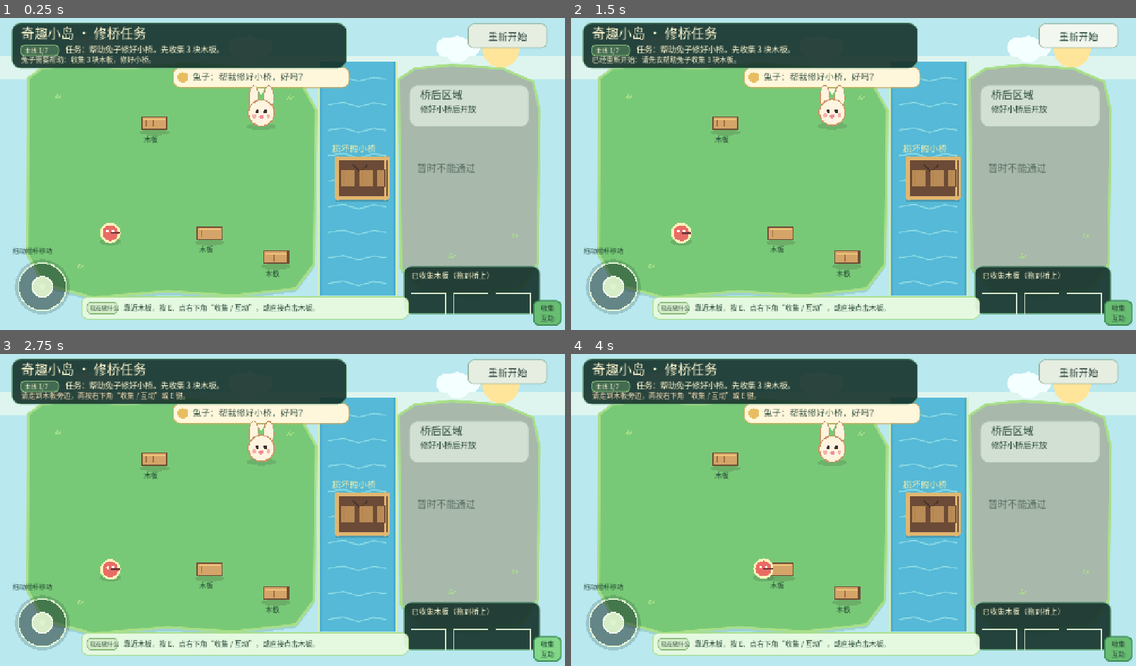
Above: before the commit, frames 1-4 (two rows, left to right).
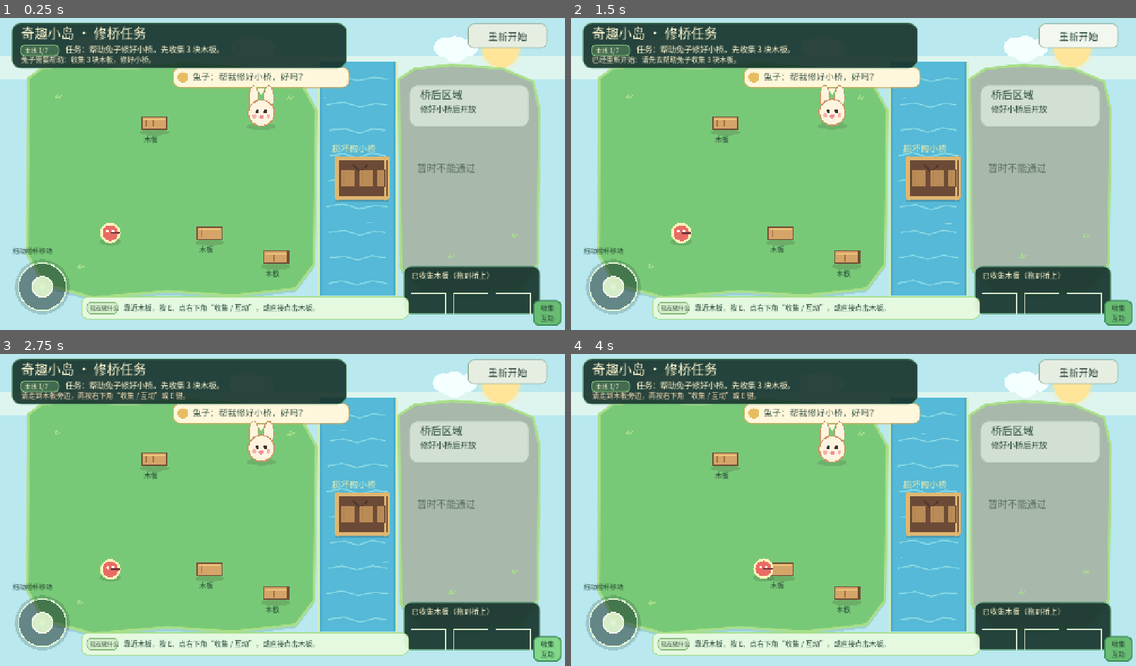
Above: after the commit, the same moments.

Repository: zhuwd-dev/wonder-isle
Game: Godot game, scene res://scenes/boot/Main.tscn
Same seed, same stepped clock (60 frames per second), same inputs: the game is played once before the commit and once after it.
Inputs (mouse positions are in pixels of both pictures, inside the frame that each line leads up to):
- Up to frame 1 (0.25 s): no input
- Up to frame 2 (1.5 s): click "重新开始" at 0.5 s; click "重新开始" at 1.25 s
- Up to frame 3 (2.75 s): click "收集 互动" at 2 s
- Up to frame 4 (4 s): tap Enter at 2.75 s; move the mouse to (977, 491) at 2.77 s; hold D (move_right) 2.78-3.5 s; tap E (interact) at 2.85 s; click (977, 491) at 2.92 s; tap Space at 3.02 s; drag from (740, 522) to (825, 572) at 3.52 s

The runs differ from the first frame. In frame 1, 0.3% of the frame differs, in the area x 10-92%, y 5-87%; in frame 2, 0.3%; in frame 3, 0.3%; in frame 4, 0.3%.

Commit message:
Add gentle island environment motion

Diff:
--- a/scripts/boot/main.gd
+++ b/scripts/boot/main.gd
@@ -1425,11 +1425,17 @@
 	var background_size := Vector2(maxf(WORLD_SIZE.x, viewport_size.x), maxf(WORLD_SIZE.y, viewport_size.y))
 	draw_rect(Rect2(Vector2.ZERO, background_size), VISUAL_PALETTE["sky"])
 	draw_rect(Rect2(0, 96, background_size.x, 54), VISUAL_PALETTE["sky_band"])
+	var sun_pulse := sin(animation_time * 0.65)
+	draw_circle(Vector2(1135, 82), 50.0 + sun_pulse * 2.0, Color(1.0, 0.91, 0.63, 0.18))
 	draw_circle(Vector2(1135, 82), 42, VISUAL_PALETTE["sun"])
-	for cloud_x in [180.0, 540.0, 1010.0]:
-		draw_circle(Vector2(cloud_x, 78), 22, VISUAL_PALETTE["cloud"])
-		draw_circle(Vector2(cloud_x + 26, 82), 30, VISUAL_PALETTE["cloud"])
-		draw_circle(Vector2(cloud_x + 58, 78), 20, VISUAL_PALETTE["cloud"])
+	var cloud_bases := [180.0, 540.0, 1010.0]
+	for cloud_id in range(cloud_bases.size()):
+		var cloud_phase := animation_time * 0.38 + float(cloud_id) * 1.9
+		var cloud_x: float = cloud_bases[cloud_id] + sin(cloud_phase) * 7.0
+		var cloud_y := 78.0 + sin(cloud_phase * 0.8) * 2.0
+		draw_circle(Vector2(cloud_x, cloud_y), 22, VISUAL_PALETTE["cloud"])
+		draw_circle(Vector2(cloud_x + 26, cloud_y + 4), 30, VISUAL_PALETTE["cloud"])
+		draw_circle(Vector2(cloud_x + 58, cloud_y), 20, VISUAL_PALETTE["cloud"])
 
 
 func _draw_world(font: Font) -> void:
@@ -1482,9 +1488,12 @@
 
 
 func _draw_grass_details() -> void:
-	for position in [Vector2(126, 194), Vector2(176, 580), Vector2(652, 196), Vector2(1018, 556), Vector2(1160, 510)]:
-		draw_line(position, position + Vector2(5, -10), VISUAL_PALETTE["island_highlight"], 3.0)
-		draw_line(position + Vector2(4, 0), position + Vector2(13, -6), VISUAL_PALETTE["island_highlight"], 3.0)
+	var grass_positions := [Vector2(126, 194), Vector2(176, 580), Vector2(652, 196), Vector2(1018, 556), Vector2(1160, 510)]
+	for grass_id in range(grass_positions.size()):
+		var position: Vector2 = grass_positions[grass_id]
+		var sway := sin(animation_time * 1.7 + float(grass_id) * 1.4) * 2.0
+		draw_line(position, position + Vector2(5 + sway, -10), VISUAL_PALETTE["island_highlight"], 3.0)
+		draw_line(position + Vector2(4, 0), position + Vector2(13 + sway, -6), VISUAL_PALETTE["island_highlight"], 3.0)
 
 
 func _draw_river() -> void:
@@ -1493,10 +1502,21 @@
 	draw_line(Vector2(RIVER_RECT.position.x + 2, RIVER_RECT.position.y), Vector2(RIVER_RECT.position.x + 2, RIVER_RECT.end.y), VISUAL_PALETTE["river_edge"], 5.0)
 	draw_line(Vector2(RIVER_RECT.end.x - 2, RIVER_RECT.position.y), Vector2(RIVER_RECT.end.x - 2, RIVER_RECT.end.y), VISUAL_PALETTE["river_edge"], 5.0)
 	for y in range(150, 620, 58):
+		var current_phase := animation_time * 1.15 + float(y) * 0.025
 		var wave := PackedVector2Array([
-			Vector2(744, y), Vector2(778, y - 5), Vector2(812, y + 5), Vector2(846, y - 4), Vector2(875, y),
+			Vector2(744 + sin(current_phase) * 4.0, y),
+			Vector2(778 + sin(current_phase + 0.9) * 4.0, y - 5 + sin(current_phase + 0.4) * 1.8),
+			Vector2(812 + sin(current_phase + 1.8) * 4.0, y + 5 + sin(current_phase + 1.2) * 1.8),
+			Vector2(846 + sin(current_phase + 2.7) * 4.0, y - 4 + sin(current_phase + 2.0) * 1.8),
+			Vector2(875 + sin(current_phase + 3.6) * 4.0, y),
 		])
 		draw_polyline(wave, VISUAL_PALETTE["river_light"], 3.0, true)
+	for glint_id in range(3):
+		var glint_phase := animation_time * 1.8 + float(glint_id) * 1.7
+		var glint_x := 730.0 + fposmod(animation_time * 15.0 + float(glint_id) * 48.0, 150.0)
+		var glint_y := 190.0 + float(glint_id) * 145.0 + sin(glint_phase) * 5.0
+		var glint_color := Color(0.91, 0.98, 0.86, 0.30 + (sin(glint_phase) + 1.0) * 0.12)
+		draw_line(Vector2(glint_x, glint_y), Vector2(glint_x + 14.0, glint_y - 1.0), glint_color, 2.0)
 
 
 func _draw_bridge(font: Font) -> void:
@@ -1585,9 +1605,14 @@
 	for row_y in [18.0, 34.0, 50.0]:
 		draw_line(bed_rect.position + Vector2(10, row_y), bed_rect.position + Vector2(86, row_y), Color("d09a62"), 2.0)
 	if game_state.seed_planted:
-		draw_line(FLOWERBED_POSITION + Vector2(0, 18), FLOWERBED_POSITION + Vector2(0, -14), Color("4f9e55"), 5.0)
-		draw_circle(FLOWERBED_POSITION + Vector2(-10, -14), 9.0, Color("78c977"))
-		draw_circle(FLOWERBED_POSITION + Vector2(10, -14), 9.0, Color("9be087"))
+		var seedling_sway := sin(animation_time * 1.45 + 0.7) * 2.2
+		var stem_base := FLOWERBED_POSITION + Vector2(0, 18)
+		var stem_joint := FLOWERBED_POSITION + Vector2(seedling_sway * 0.35, 2)
+		var stem_top := FLOWERBED_POSITION + Vector2(seedling_sway, -14)
+		draw_line(stem_base, stem_joint, Color("4f9e55"), 5.0)
+		draw_line(stem_joint, stem_top, Color("4f9e55"), 5.0)
+		draw_circle(stem_top + Vector2(-10, 0), 9.0, Color("78c977"))
+		draw_circle(stem_top + Vector2(10, 0), 9.0, Color("9be087"))
 		draw_string(font, FLOWERBED_POSITION + Vector2(-30, 48), "幼苗", HORIZONTAL_ALIGNMENT_LEFT, -1, 16, VISUAL_PALETTE["ink"])
 	else:
 		draw_string(font, FLOWERBED_POSITION + Vector2(-30, 48), "空花圃", HORIZONTAL_ALIGNMENT_LEFT, -1, 16, VISUAL_PALETTE["ink"])
@@ -1605,9 +1630,15 @@
 	var pond_fill := Color("78cbd5") if not game_state.is_pond_complete() else Color("5bbbd0")
 	_draw_panel(POND_RECT, pond_fill, VISUAL_PALETTE["river_edge"], 24)
 	var pond_line_offsets := [34.0, 62.0, 90.0] if game_state.is_pond_complete() else [34.0, 66.0, 98.0]
-	for y_offset in pond_line_offsets:
-		var y: float = POND_RECT.position.y + y_offset
-		draw_line(Vector2(POND_RECT.position.x + 18, y), Vector2(POND_RECT.end.x - 18, y), Color("a9e3e6"), 3.0)
+	for line_id in range(pond_line_offsets.size()):
+		var y: float = POND_RECT.position.y + pond_line_offsets[line_id]
+		var wave_phase := animation_time * 0.9 + float(line_id) * 1.2
+		var wave := PackedVector2Array([
+			Vector2(POND_RECT.position.x + 18, y + sin(wave_phase) * 1.2),
+			Vector2(POND_RECT.get_center().x, y + sin(wave_phase + 1.1) * 2.0),
+			Vector2(POND_RECT.end.x - 18, y + sin(wave_phase + 2.2) * 1.2),
+		])
+		draw_polyline(wave, Color("a9e3e6"), 3.0, true)
 	draw_string(font, POND_RECT.position + Vector2(54, -12), "池塘", HORIZONTAL_ALIGNMENT_LEFT, -1, 22, VISUAL_PALETTE["ink"])
 	if game_state.is_pond_complete():
 		draw_string(font, POND_RECT.position + Vector2(34, 118), "池塘已开放", HORIZONTAL_ALIGNMENT_LEFT, -1, 18, Color("fff1a8"))
@@ -2062,21 +2093,26 @@
 		draw_line(position + Vector2(0, 3) * growth_scale, position + Vector2(-9, 7) * growth_scale, Color("a2ae70"), 4.0 * growth_scale)
 		draw_line(position + Vector2(0, 1) * growth_scale, position + Vector2(8, 6) * growth_scale, Color("b0b879"), 4.0 * growth_scale)
 		return
-	draw_line(position + Vector2(0, 12) * growth_scale, position + Vector2(0, -10) * growth_scale, stem_color, 4.0 * growth_scale)
+	var plant_sway := sin(animation_time * 1.45 + position.x * 0.017) * 2.4 * growth_scale
+	var stem_base := position + Vector2(0, 12) * growth_scale
+	var stem_joint := position + Vector2(plant_sway * 0.35, 2) * growth_scale
+	var stem_top := position + Vector2(plant_sway, -10) * growth_scale
+	draw_line(stem_base, stem_joint, stem_color, 4.0 * growth_scale)
+	draw_line(stem_joint, stem_top, stem_color, 4.0 * growth_scale)
 	if grown:
 		if appearance_unlocked:
-			draw_circle(position + Vector2(-10, -10) * growth_scale, 8.0 * growth_scale, Color("e96b70"))
-			draw_circle(position + Vector2(10, -10) * growth_scale, 8.0 * growth_scale, Color("67a9dc"))
-			draw_circle(position + Vector2(0, -20) * growth_scale, 7.0 * growth_scale, Color("f0c85e"))
-			draw_circle(position + Vector2(0, -10) * growth_scale, 5.0 * growth_scale, Color("fff3ad"))
-			draw_line(position + Vector2(-3, -10) * growth_scale, position + Vector2(3, -10) * growth_scale, Color("fff8df"), 2.0 * growth_scale)
+			draw_circle(stem_top + Vector2(-10, 0) * growth_scale, 8.0 * growth_scale, Color("e96b70"))
+			draw_circle(stem_top + Vector2(10, 0) * growth_scale, 8.0 * growth_scale, Color("67a9dc"))
+			draw_circle(stem_top + Vector2(0, -10) * growth_scale, 7.0 * growth_scale, Color("f0c85e"))
+			draw_circle(stem_top, 5.0 * growth_scale, Color("fff3ad"))
+			draw_line(stem_top + Vector2(-3, 0) * growth_scale, stem_top + Vector2(3, 0) * growth_scale, Color("fff8df"), 2.0 * growth_scale)
 		else:
-			draw_circle(position + Vector2(-9, -10) * growth_scale, 8.0 * growth_scale, Color("78c977"))
-			draw_circle(position + Vector2(9, -10) * growth_scale, 8.0 * growth_scale, Color("9be087"))
-			draw_circle(position + Vector2(0, -18) * growth_scale, 6.0 * growth_scale, Color("ffe38a"))
+			draw_circle(stem_top + Vector2(-9, 0) * growth_scale, 8.0 * growth_scale, Color("78c977"))
+			draw_circle(stem_top + Vector2(9, 0) * growth_scale, 8.0 * growth_scale, Color("9be087"))
+			draw_circle(stem_top + Vector2(0, -8) * growth_scale, 6.0 * growth_scale, Color("ffe38a"))
 	else:
-		draw_circle(position + Vector2(-7, -5) * growth_scale, 7.0 * growth_scale, Color("75b85e"))
-		draw_circle(position + Vector2(7, -5) * growth_scale, 7.0 * growth_scale, Color("a0cf6b"))
+		draw_circle(stem_top + Vector2(-7, 5) * growth_scale, 7.0 * growth_scale, Color("75b85e"))
+		draw_circle(stem_top + Vector2(7, 5) * growth_scale, 7.0 * growth_scale, Color("a0cf6b"))
 
 
 func _draw_turtle(position: Vector2) -> void:
Not shown, changed: docs/奇趣小岛｜整体开发路线图.md
